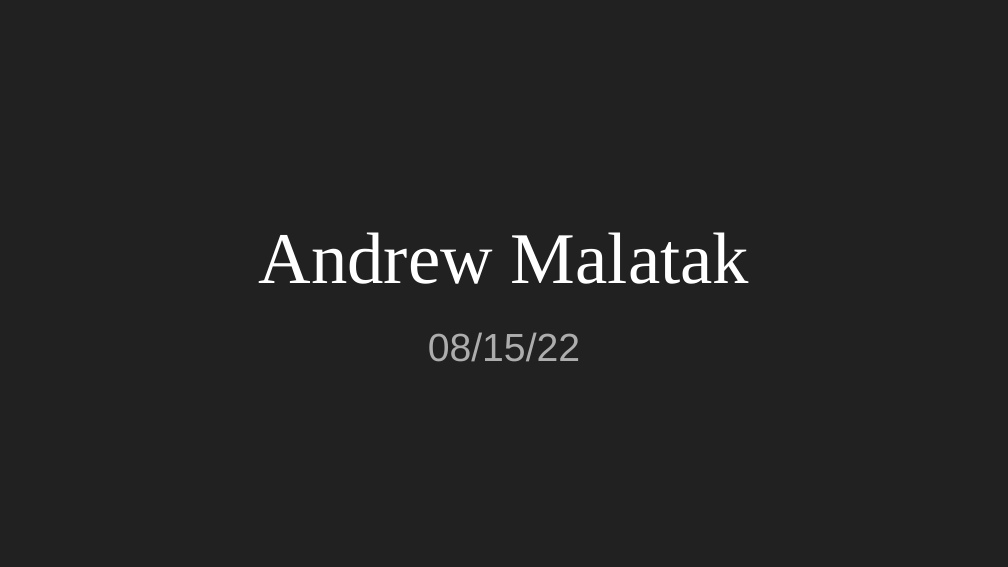
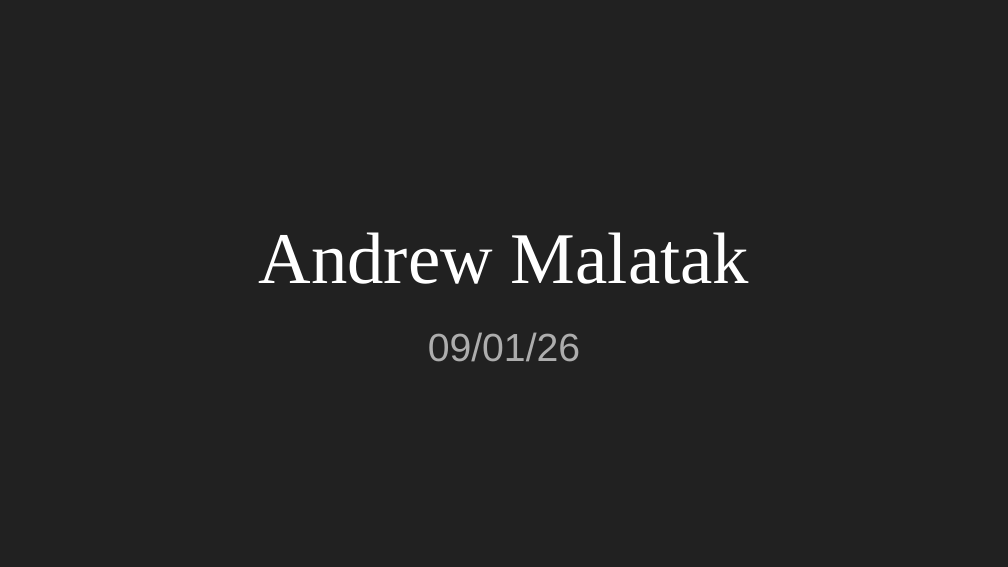
Before and after one commit to amalatak/Notes, a slide deck: slide 1 of Job Presentation-2.pptx. Drawn at 1008x567 pixels with LibreOffice and Linux fonts; fonts in the diff are those of the drawing. Boxes give left, top, right and bottom in pixels: in the first picture for what was removed or moved away, otherwise in the second. Text is boxed around its words. In the diff, an @@ line names an element or a change of style, - is before the commit and + after.

```diff
--- a/Job Presentation-2.pptx
+++ b/Job Presentation-2.pptx
@@ subtitle at box(428, 332, 580, 362): text changed @@
-08/15/22
+09/01/26
```
Also in this commit, not shown: 2 other slides changed, 11 slides added, 12 slides removed.
